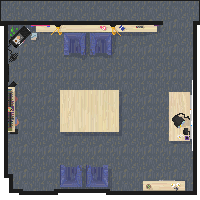
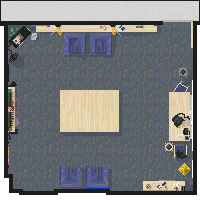
Before/after of a 200 x 200 layered artwork. What changed in the layer stack:
painted on "objects" over [8,22,193,192]
renamed "Layer 1" to "floor decorations", painted on it over [1,1,199,189]
"floor shadows": opacity 49% → 44%, painted on it over [8,22,193,192]
